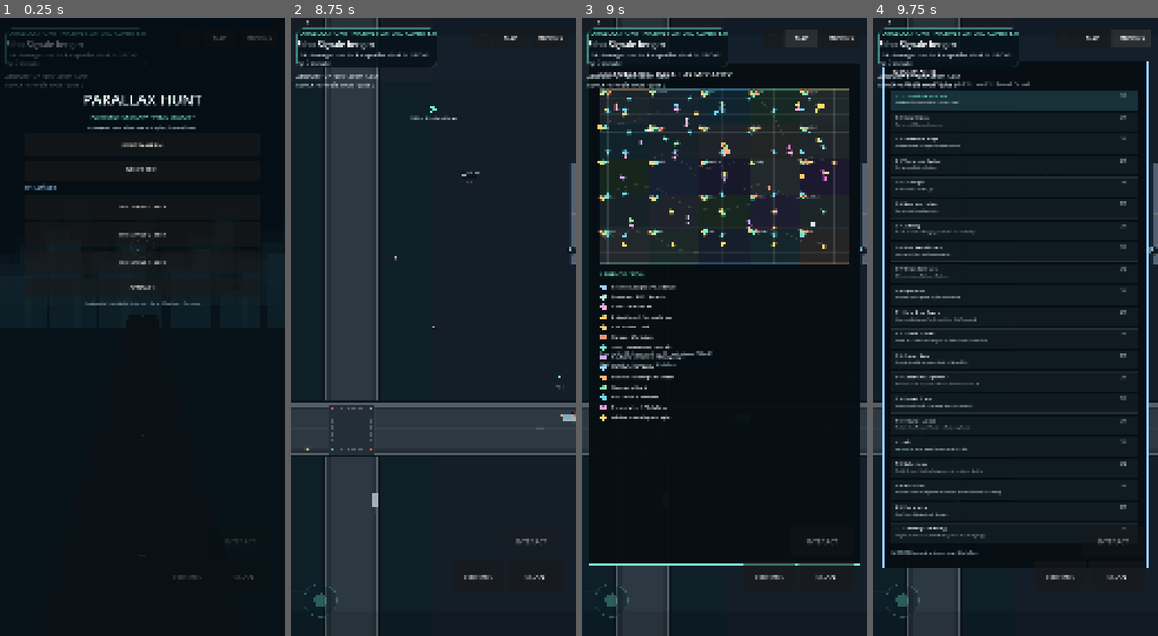
Above: before the commit, frames 1-4 (left to right).
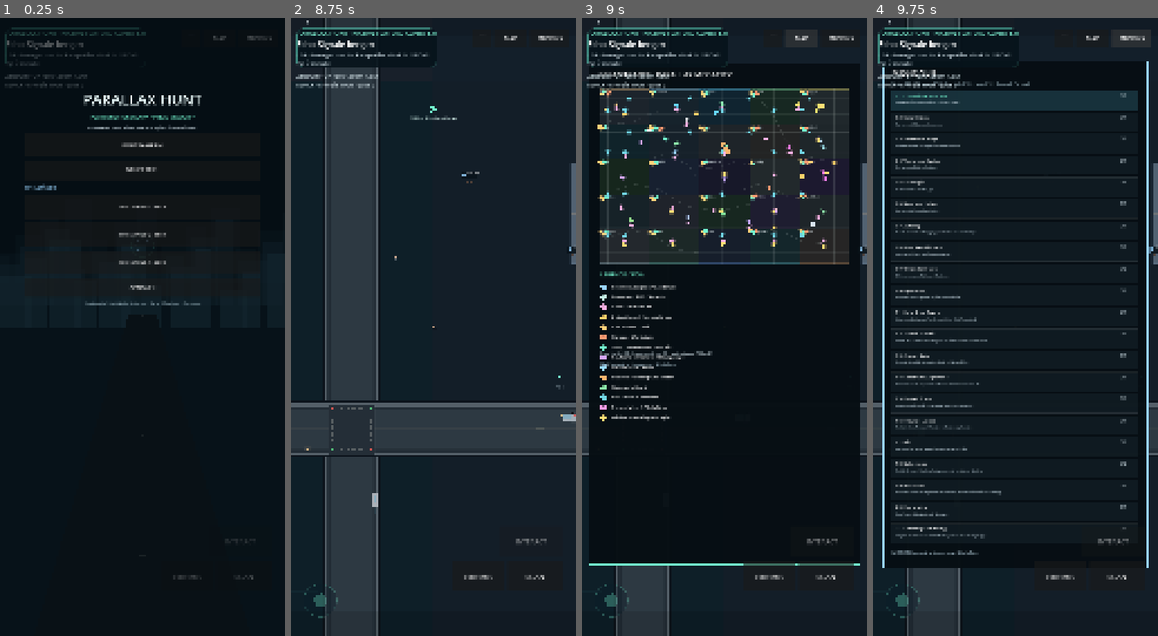
Above: after the commit, the same moments.

Repository: chekento/parallaxhunt
Game: Godot game, scene res://scenes/Main.tscn
Two runs of this game, one before a commit and one after it. Both use one fixed random seed, a clock stepped at 60 frames per second and the inputs below.
Inputs:
- Up to frame 1 (0.25 s): no input
- Up to frame 2 (8.75 s): click "NEUES SPIEL" at 0.5 s; click "NEUES SPIEL" at 1.25 s; click "☰" at 2 s; click "MAP" at 2.75 s; click "MISSIONS" at 3.5 s; click "COLLECTION" at 4.25 s; click "SCAN" at 5 s; click "FORTFAHREN" at 5.75 s; click "SPIELSTAND 1 · LEER" at 6.5 s; click "☰" at 7.25 s; click "SPIELSTAND 1 · Mission 01 · 5…" at 8 s
- Up to frame 3 (9 s): click "MAP" at 8.75 s
- Up to frame 4 (9.75 s): click "MISSIONS" at 9.5 s

Frames 1-2 are identical in both runs. In frame 3, 0.1% of the frame differs, in the area x 13-86%, y 19-37%; in frame 4, less than 0.1%.

Commit message:
Expand Photo Hunt to 25 district viewpoints

Diff:
--- a/scripts/main.gd
+++ b/scripts/main.gd
@@ -519,6 +519,8 @@
         {"title":"Fahrzeugkunde","desc":"Fahre mindestens vier unterschiedliche Fahrzeugklassen.","kind":"vehicles","goal":4},
         {"title":"Stadtentdecker","desc":"Besuche zwölf unterschiedliche Stadtteile.","kind":"districts","goal":12},
         {"title":"Photo Hunt II","desc":"Vervollständige acht Fotopunkte.","kind":"photo","goal":8},
+        {"title":"District Lens","desc":"Sammle fünfzehn PMDD-Fotopunkte aus verschiedenen Stadtzonen.","kind":"photo","goal":15},
+        {"title":"Stadtarchiv","desc":"Sichere insgesamt 25 Sammlerstücke aus Caches, Sigils und Photo Hunt.","kind":"archive","goal":25},
         {"title":"Hacking Marathon","desc":"Schließe mindestens zehn unterschiedliche Hacking-Terminals ab.","kind":"hack_count","goal":10},
         {"title":"Sammler","desc":"Berge acht Caches und sechs Stadtsigils.","kind":"collector","goal":14},
         {"title":"Hack Replay","desc":"Wiederhole fünf Hacking-Terminals für Bonus-Credits.","kind":"hack_replays","goal":5},
@@ -577,7 +579,20 @@
         {"id":"photo_neon","label":"Neon Theatre","pos":Vector2(19800,6550),"dir":Vector2(-0.72,-0.10),"taken":false,"district":"Neon Mile","reward":40},
         {"id":"photo_garden","label":"Conservatory Depth","pos":Vector2(3300,14050),"dir":Vector2(0.55,-0.55),"taken":false,"district":"Gärten","reward":34},
         {"id":"photo_library","label":"Axis Library","pos":Vector2(9300,13800),"dir":Vector2(-0.58,-0.48),"taken":false,"district":"Universität","reward":34},
-        {"id":"photo_astra","label":"Astra Dome","pos":Vector2(15600,14250),"dir":Vector2(0.64,-0.30),"taken":false,"district":"Observatorium","reward":42}
+        {"id":"photo_astra","label":"Astra Dome","pos":Vector2(15600,14250),"dir":Vector2(0.64,-0.30),"taken":false,"district":"Observatorium","reward":42},
+        {"id":"photo_foundry","label":"Foundry Geometry","pos":Vector2(17300,5200),"dir":Vector2(-0.70,0.24),"taken":false,"district":"Industrie","reward":34},
+        {"id":"photo_transit","label":"Transit Crown Lines","pos":Vector2(22800,5200),"dir":Vector2(0.52,-0.60),"taken":false,"district":"Transit Yard","reward":36},
+        {"id":"photo_moor","label":"Moorhafen Reflection","pos":Vector2(2300,12200),"dir":Vector2(0.78,0.18),"taken":false,"district":"Moorhafen","reward":34},
+        {"id":"photo_expo","label":"Expo Axis","pos":Vector2(7700,12300),"dir":Vector2(-0.54,-0.50),"taken":false,"district":"Messe","reward":36},
+        {"id":"photo_bio","label":"Bio Garden Layers","pos":Vector2(11800,12500),"dir":Vector2(0.62,-0.42),"taken":false,"district":"Bioquartier","reward":38},
+        {"id":"photo_aurora","label":"Aurora Ridge Light","pos":Vector2(18200,12500),"dir":Vector2(-0.66,-0.32),"taken":false,"district":"Aurora Hills","reward":42},
+        {"id":"photo_terminal","label":"Terminal East Crown","pos":Vector2(22800,13200),"dir":Vector2(-0.55,-0.56),"taken":false,"district":"Terminal East","reward":40},
+        {"id":"photo_aero","label":"Aerodrome Runway","pos":Vector2(2600,15700),"dir":Vector2(0.82,-0.08),"taken":false,"district":"Aerodrome","reward":40},
+        {"id":"photo_wind","label":"Windfield Blades","pos":Vector2(7600,15700),"dir":Vector2(-0.72,-0.20),"taken":false,"district":"Windfeld","reward":40},
+        {"id":"photo_data","label":"Data Pylon Forest","pos":Vector2(12900,15600),"dir":Vector2(0.58,-0.54),"taken":false,"district":"Data Fields","reward":42},
+        {"id":"photo_coast","label":"Coastal Boardwalk","pos":Vector2(18100,15700),"dir":Vector2(-0.80,0.06),"taken":false,"district":"Küstenband","reward":40},
+        {"id":"photo_rail","label":"Railworks Gantry","pos":Vector2(23200,15700),"dir":Vector2(0.68,-0.30),"taken":false,"district":"Railworks","reward":42},
+        {"id":"photo_ring","label":"Outer Ring Overpass","pos":Vector2(18100,8900),"dir":Vector2(0.62,0.44),"taken":false,"district":"Außenring","reward":38}
     ]
     glyphs = [
         {"pos":Vector2(2450,1450),"taken":false,"district":"Altstadt"},
@@ -4883,7 +4898,8 @@
 func _check_milestones() -> void:
     var milestones := [
         ["photos_5",photo_count>=5,60,"Photo Scout"],
-        ["photos_all",photo_count>=photo_points.size() and photo_points.size()>0,180,"Photo Master"],
+        ["photos_15",photo_count>=15,110,"District Lens"],
+        ["photos_all",photo_count>=photo_points.size() and photo_points.size()>0,260,"Photo Master"],
         ["cars_5",driven_classes.size()>=5,75,"Class Explorer"],
         ["cars_all",driven_classes.size()>=VEHICLE_CLASSES.size(),220,"Full Garage"],
         ["districts_15",visited_districts.size()>=15,85,"Urban Explorer"],
@@ -5130,6 +5146,7 @@
     if kind=="districts": return mini(visited_districts.size(),int(c.goal))
     if kind=="hack_count": return mini(_completed_hack_count(),int(c.goal))
     if kind=="collector": return mini(cache_count+glyph_count,int(c.goal))
+    if kind=="archive": return mini(cache_count+glyph_count+photo_count,int(c.goal))
     if kind=="hack_replays": return mini(hack_replays,int(c.goal))
     if kind=="races": return mini(race_wins,int(c.goal))
     if kind=="upgrades": return mini(_total_upgrade_count(),int(c.goal))
@@ -5180,7 +5197,7 @@
     draw_string(ThemeDB.fallback_font,Vector2(80,y),"MEILENSTEINE",HORIZONTAL_ALIGNMENT_LEFT,300,20,Color("#ffd36b"))
     y+=38
     var milestones := [
-        ["Photo Scout","photos_5"],["Photo Master","photos_all"],["Class Explorer","cars_5"],["Full Garage","cars_all"],
+        ["Photo Scout","photos_5"],["District Lens","photos_15"],["Photo Master","photos_all"],["Class Explorer","cars_5"],["Full Garage","cars_all"],
         ["Urban Explorer","districts_15"],["Security Runner","hacks_8"],["Street Trialist","races_3"],["City Professional","jobs_10"]
     ]
     for m in milestones:
